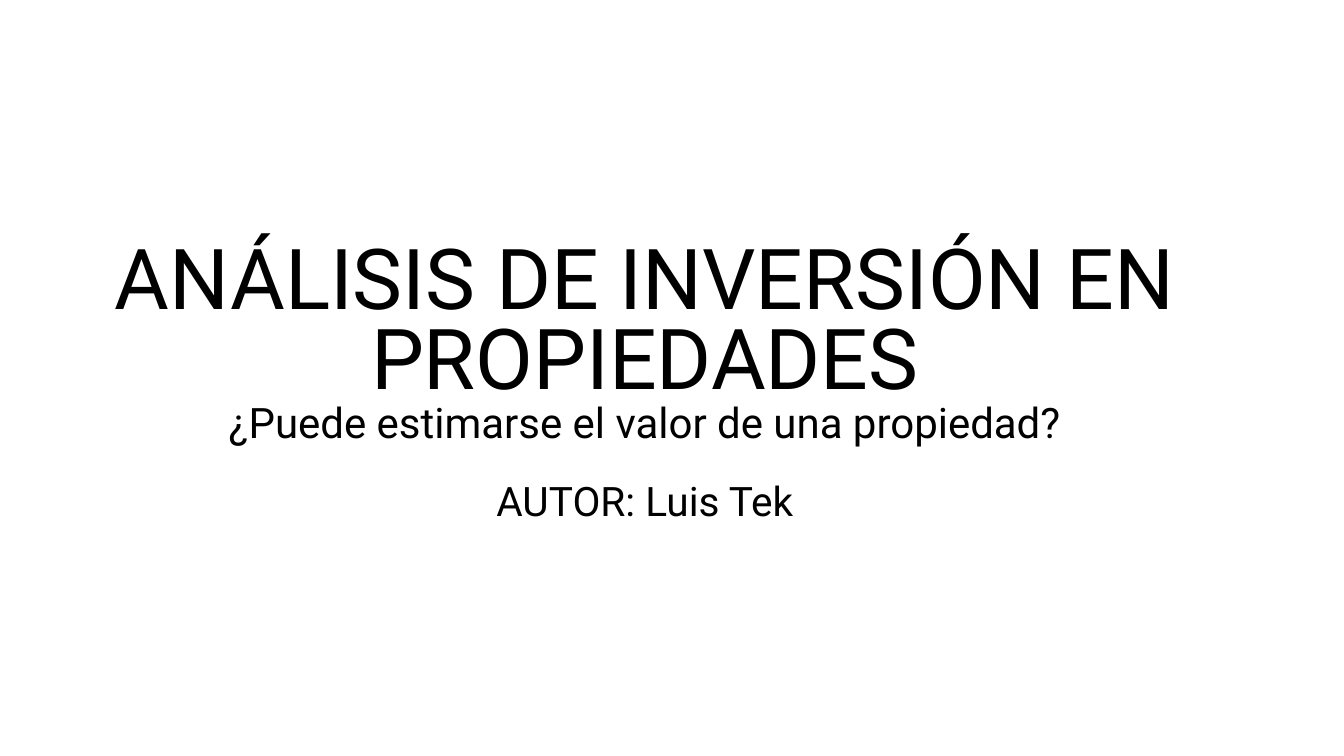
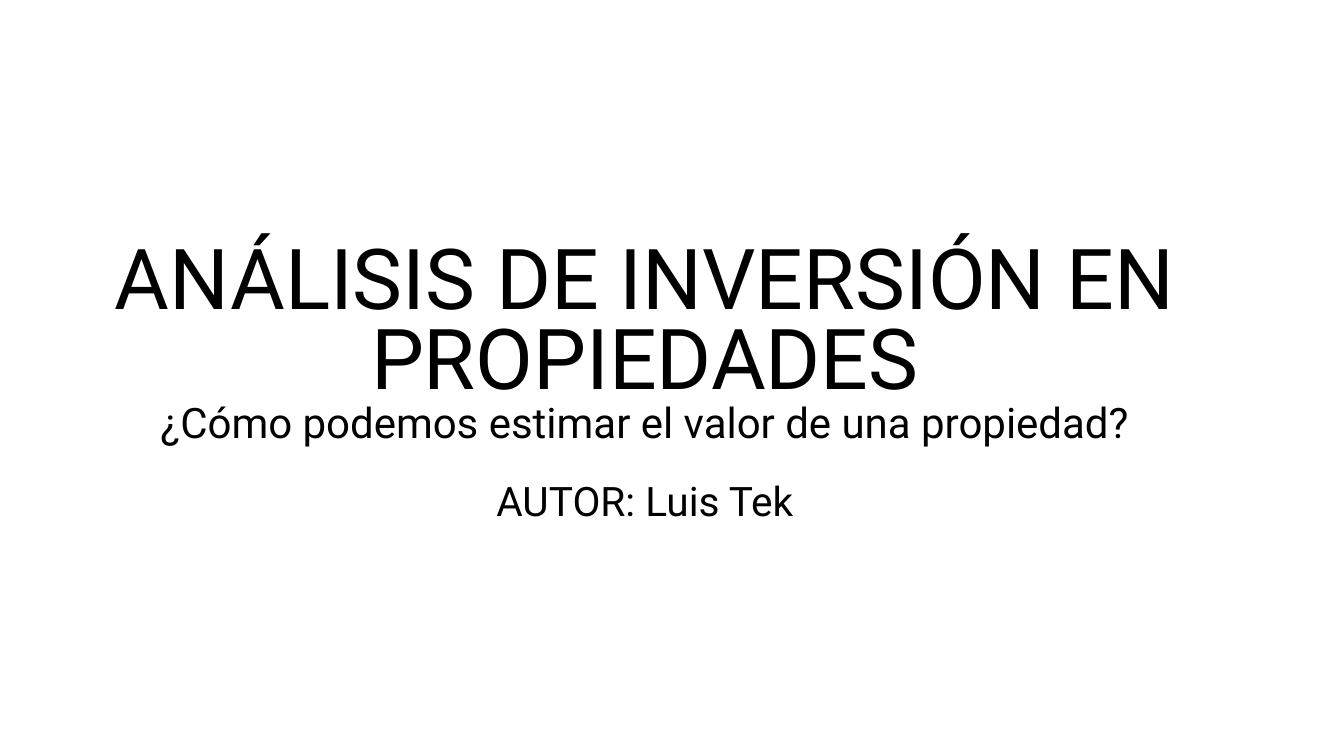
Before and after one commit to tekluis/CoderHouse, a slide deck: slide 1 of 11-PRESENTACION_TEK.pptx. Drawn at 1344x756 pixels with LibreOffice and Linux fonts; fonts in the diff are those of the drawing. Boxes give left, top, right and bottom in pixels: in the first picture for what was removed or moved away, otherwise in the second. Text is boxed around its words. In the diff, an @@ line names an element or a change of style, - is before the commit and + after.

```diff
--- a/11-PRESENTACION_TEK.pptx
+++ b/11-PRESENTACION_TEK.pptx
@@ text at [160, 406, 1128, 447]: text changed @@
-¿Puede estimarse el valor de una propiedad?
+¿Cómo podemos estimar el valor de una propiedad?
```
Also in this commit, not shown: 3 other slides changed, 6 slides added, 6 slides removed.
